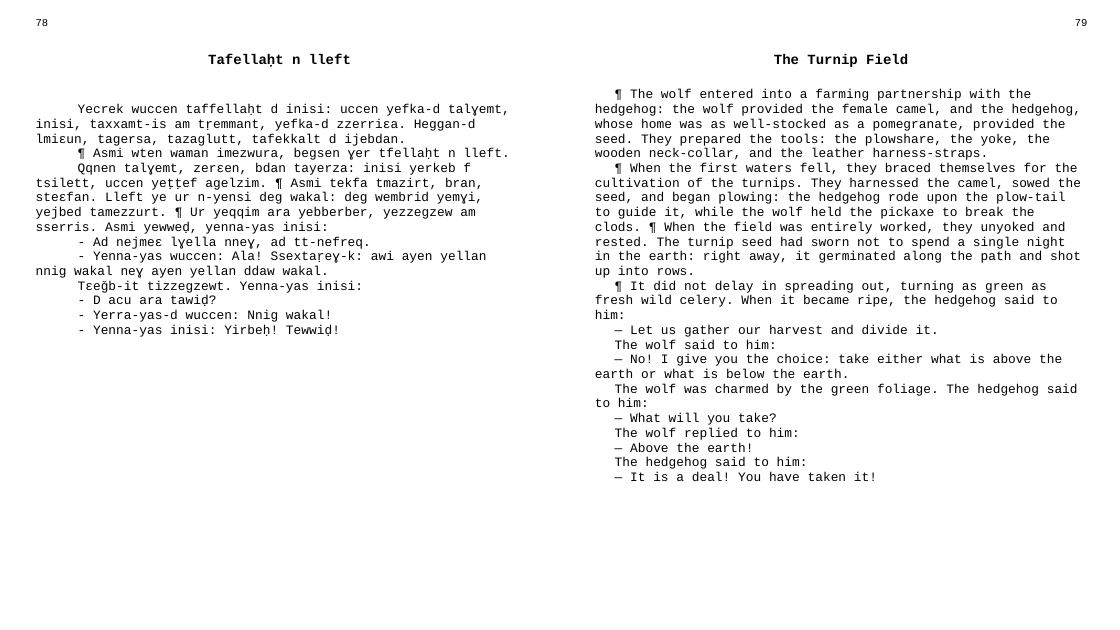
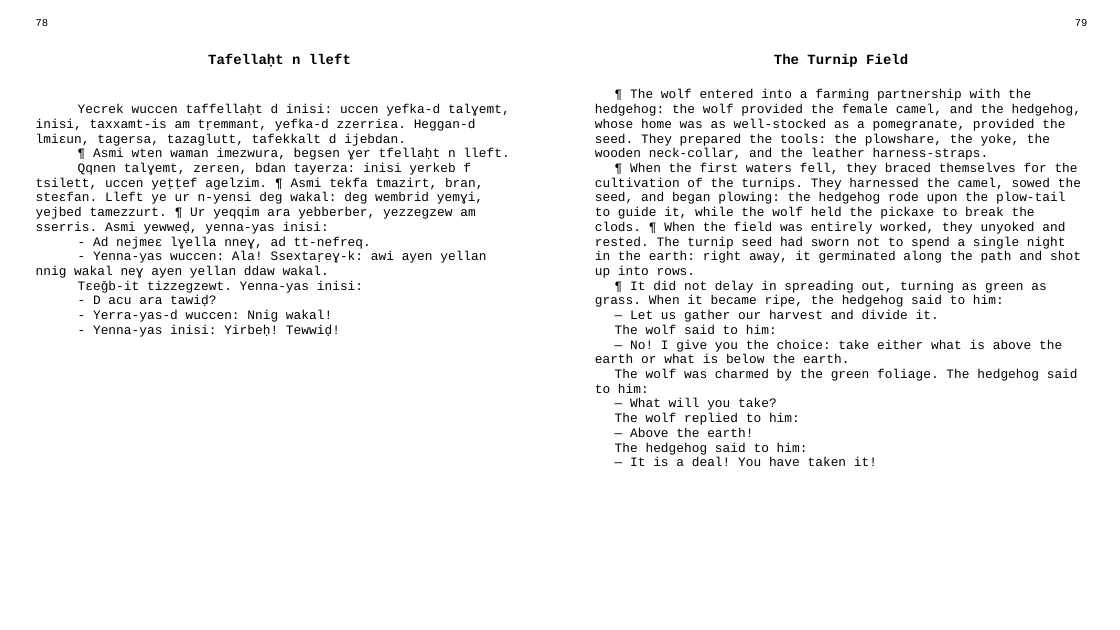
Before and after one commit to sferhah/tamacahut_n_wuccen, a slide deck: slide 35 of Uccen.ConsoleApp/uccen.eng.pptx. Drawn at 1120x630 pixels with LibreOffice and Linux fonts; fonts in the diff are those of the drawing. Boxes give left, top, right and bottom in pixels: in the first picture for what was removed or moved away, otherwise in the second. Text is boxed around its words. In the diff, an @@ line names an element or a change of style, - is before the commit and + after.

```diff
--- a/Uccen.ConsoleApp/uccen.eng.pptx
+++ b/Uccen.ConsoleApp/uccen.eng.pptx
@@ table at [27,13,1096,607] @@
-row 3, column 3: ¶ The wolf entered into a farming partnership with the hedgehog: the wolf provided the female camel, and the hedgehog, whose home was as well-stocked as a pomegranate, provided the seed. They prepared the tools: the plowshare, the yoke, the wooden neck-collar, and the leather harness-straps. / ¶ When the first waters fell, they braced themselves for the cultivation of the turnips. They harnessed the camel, sowed the seed, and began plowing: the hedgehog rode upon the plow-tail to guide it, while the wolf held the pickaxe to break the clods. ¶ When the field was entirely worked, they unyoked and rested. The turnip seed had sworn not to spend a single night in the earth: right away, it germinated along the path and shot up into rows. / ¶ It did not delay in spreading out, turning as green as fresh wild celery. When it became ripe, the hedgehog said to him: / — Let us gather our harvest and divide it. / The wolf said to him: / — No! I give you the choice: take either what is above the earth or what is below the earth. / The wolf was charmed by the green foliage. The hedgehog said to him: / — What will you take? / The wolf replied to him: / — Above the earth! / The hedgehog said to him: / — It is a deal! You have taken it!
+row 3, column 3: ¶ The wolf entered into a farming partnership with the hedgehog: the wolf provided the female camel, and the hedgehog, whose home was as well-stocked as a pomegranate, provided the seed. They prepared the tools: the plowshare, the yoke, the wooden neck-collar, and the leather harness-straps. / ¶ When the first waters fell, they braced themselves for the cultivation of the turnips. They harnessed the camel, sowed the seed, and began plowing: the hedgehog rode upon the plow-tail to guide it, while the wolf held the pickaxe to break the clods. ¶ When the field was entirely worked, they unyoked and rested. The turnip seed had sworn not to spend a single night in the earth: right away, it germinated along the path and shot up into rows. / ¶ It did not delay in spreading out, turning as green as grass. When it became ripe, the hedgehog said to him: / — Let us gather our harvest and divide it. / The wolf said to him: / — No! I give you the choice: take either what is above the earth or what is below the earth. / The wolf was charmed by the green foliage. The hedgehog said to him: / — What will you take? / The wolf replied to him: / — Above the earth! / The hedgehog said to him: / — It is a deal! You have taken it!
```
Also in this commit, not shown: 2 other slides changed, 3 other files.
